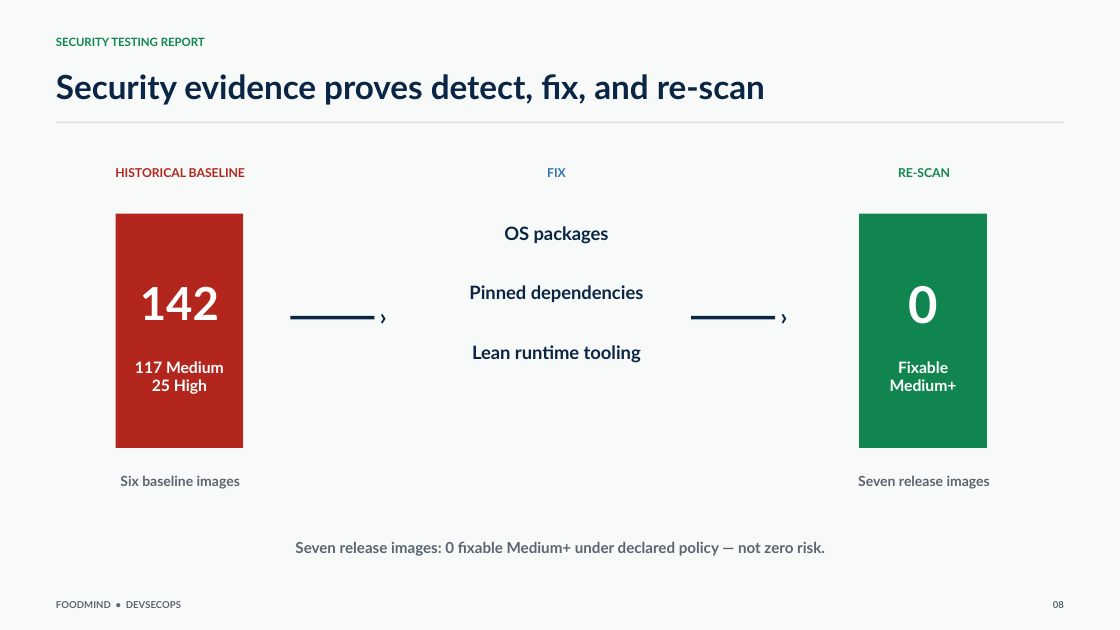
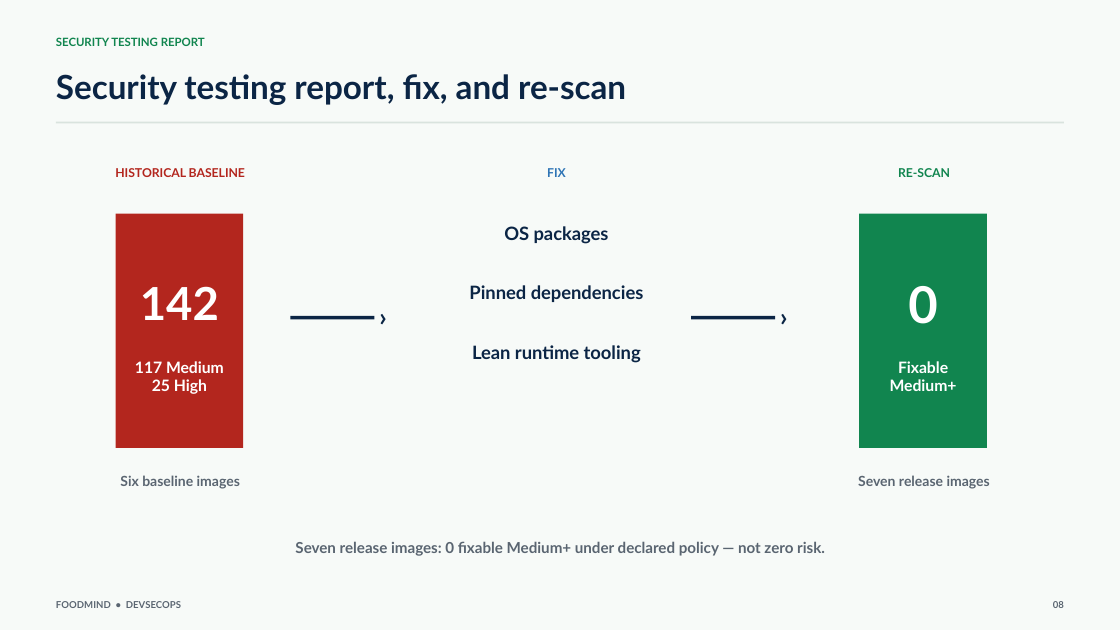
Before and after one commit to foodmind-team/foodmind-docs, a slide deck: slide 7 of presentation/slides/FoodMind-DevSecOps-Presentation-v4.pptx (slide 8 before the commit). Drawn at 1120x630 pixels with LibreOffice and Linux fonts; fonts in the diff are those of the drawing. Boxes give left, top, right and bottom in pixels: in the first picture for what was removed or moved away, otherwise in the second. Text is boxed around its words. In the diff, an @@ line names an element or a change of style, - is before the commit and + after.

```diff
--- a/presentation/slides/FoodMind-DevSecOps-Presentation-v4.pptx
+++ b/presentation/slides/FoodMind-DevSecOps-Presentation-v4.pptx
@@ text at box(56, 74, 626, 105): text changed @@
-Security evidence proves detect, fix, and re-scan
+Security testing report, fix, and re-scan
```
Also in this commit, not shown: 6 other slides changed, 3 slides removed.
